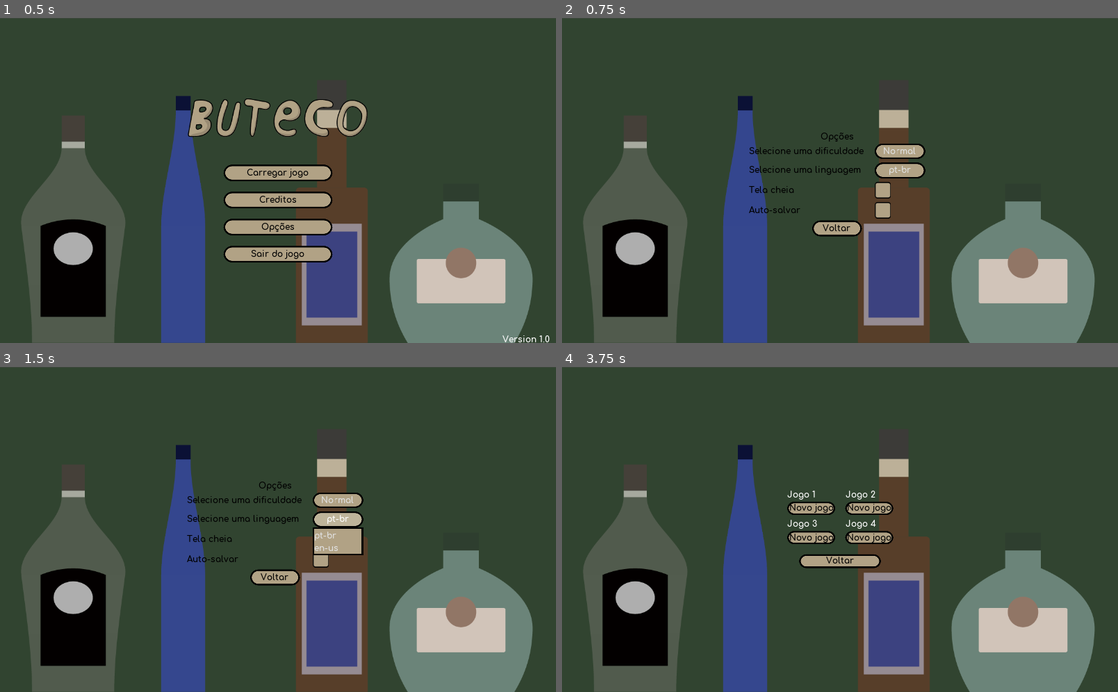
Above: before the commit, frames 1-4 (two rows, left to right).
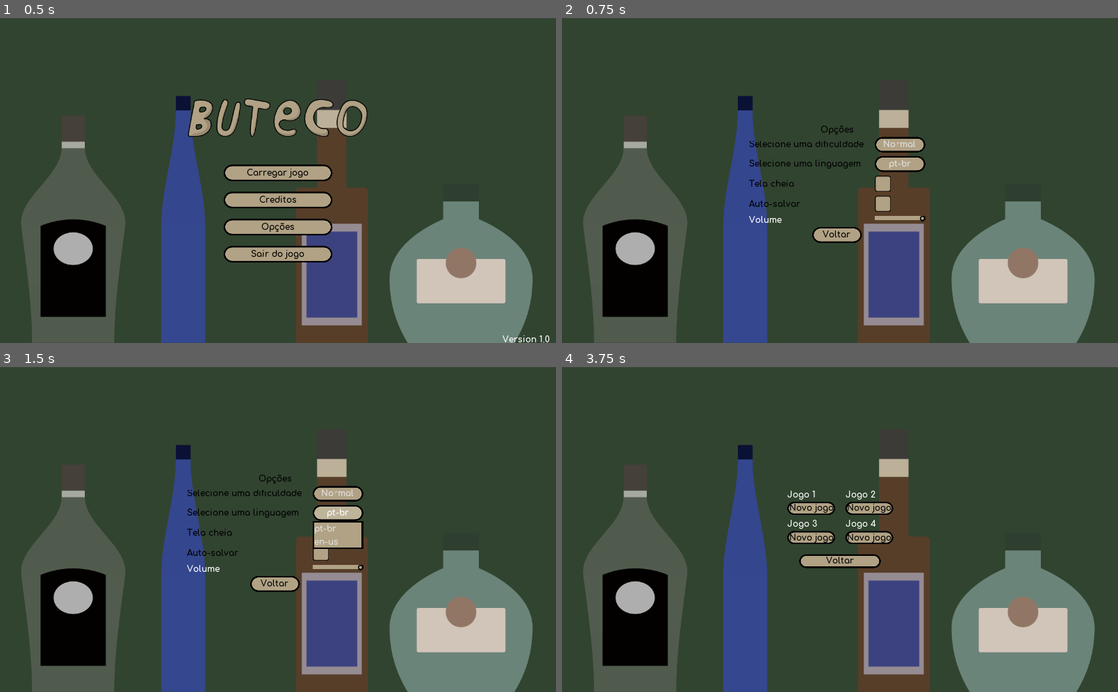
Above: after the commit, the same moments.

Repository: gustavopedrosob/buteco
Game: Godot game, scene res://scenes/TelaInicial.tscn
The game is run twice, just before and just after one commit, with the same random seed, the same clock (stepped at 60 frames per second) and the same inputs.
Inputs (mouse positions are in pixels of both pictures, inside the frame that each line leads up to; where the layout moved, square brackets give the same spot in the first picture):
- Up to frame 1 (0.5 s): no input
- Up to frame 2 (0.75 s): click "Opções" at 0.5 s
- Up to frame 3 (1.5 s): click "pt-br" at 1.25 s
- Up to frame 4 (3.75 s): click (884, 552) [884, 558] at 2 s; click "Voltar" at 2.75 s; click "Carregar jogo" at 3.5 s

Frame 1 is identical in both runs. In frame 2, 2.6% of the frame differs, in the area x 33-66%, y 33-70%; in frame 3, 2.6%; in frame 4, nothing differs.

Commit message:
Adicionado tema do slider, adicionado opção de volume, mudado a forma com que é salvo as opções.

Diff:
--- a/scenes/Opcoes.tscn
+++ b/scenes/Opcoes.tscn
@@ -1,6 +1,7 @@
-[gd_scene load_steps=7 format=2]
+[gd_scene load_steps=8 format=2]
 
 [ext_resource path="res://theme.tres" type="Theme" id=1]
+[ext_resource path="res://scripts/volume.gd" type="Script" id=2]
 [ext_resource path="res://scripts/SeleLan.gd" type="Script" id=3]
 [ext_resource path="res://scripts/CheckFullscreen.gd" type="Script" id=4]
 [ext_resource path="res://scripts/Autosave.gd" type="Script" id=5]
@@ -32,9 +33,9 @@
 
 [node name="VBoxContainer" type="VBoxContainer" parent="CenterContainer"]
 margin_left = 340.0
-margin_top = 203.0
+margin_top = 190.0
 margin_right = 682.0
-margin_bottom = 397.0
+margin_bottom = 410.0
 script = ExtResource( 12 )
 
 [node name="Opcoes Title" type="Label" parent="CenterContainer/VBoxContainer"]
@@ -50,7 +51,7 @@
 [node name="GridContainer" type="GridContainer" parent="CenterContainer/VBoxContainer"]
 margin_top = 23.0
 margin_right = 342.0
-margin_bottom = 161.0
+margin_bottom = 187.0
 custom_constants/vseparation = 7
 custom_constants/hseparation = 20
 columns = 2
@@ -140,11 +141,27 @@
 "_edit_use_anchors_": false
 }
 
+[node name="Volume" type="Label" parent="CenterContainer/VBoxContainer/GridContainer"]
+margin_top = 145.0
+margin_right = 229.0
+margin_bottom = 164.0
+text = "Volume"
+
+[node name="HSlider" type="HSlider" parent="CenterContainer/VBoxContainer/GridContainer"]
+margin_left = 249.0
+margin_top = 145.0
+margin_right = 342.0
+margin_bottom = 155.0
+script = ExtResource( 2 )
+__meta__ = {
+"_edit_use_anchors_": false
+}
+
 [node name="Voltar" type="Button" parent="CenterContainer/VBoxContainer"]
 margin_left = 125.0
-margin_top = 165.0
+margin_top = 191.0
 margin_right = 216.0
-margin_bottom = 194.0
+margin_bottom = 220.0
 rect_min_size = Vector2( 91, 29 )
 focus_mode = 0
 size_flags_horizontal = 4
@@ -152,3 +169,4 @@
 
 [connection signal="pressed" from="CenterContainer/VBoxContainer/GridContainer/CheckFullscreen" to="CenterContainer/VBoxContainer/GridContainer/CheckFullscreen" method="_on_CheckFullscreen_pressed"]
 [connection signal="pressed" from="CenterContainer/VBoxContainer/GridContainer/Autosave" to="CenterContainer/VBoxContainer/GridContainer/Autosave" method="_on_Autosave_pressed"]
+[connection signal="value_changed" from="CenterContainer/VBoxContainer/GridContainer/HSlider" to="CenterContainer/VBoxContainer/GridContainer/HSlider" method="_on_HSlider_value_changed"]
--- a/scenes/OpcoesTelaInicial.tscn
+++ b/scenes/OpcoesTelaInicial.tscn
@@ -3,7 +3,6 @@
 [ext_resource path="res://scenes/Opcoes.tscn" type="PackedScene" id=1]
 [ext_resource path="res://sprites/TelaInicial.png" type="Texture" id=2]
 [ext_resource path="res://scripts/OpcoesTelaInicial.gd" type="Script" id=3]
-
 
 [node name="Control" type="Control"]
 anchor_right = 1.0
--- a/scripts/Autosave.gd
+++ b/scripts/Autosave.gd
@@ -5,7 +5,6 @@
 
 func _on_Autosave_pressed():
 	Options.auto_save = !Options.auto_save
-	Options.create_save()
 
 func reload_button():
 	Options.auto_save = pressed
--- a/scripts/CheckFullscreen.gd
+++ b/scripts/CheckFullscreen.gd
@@ -6,4 +6,3 @@
 func _on_CheckFullscreen_pressed():
 	OS.window_fullscreen = !OS.window_fullscreen
 	Options.fullscreen = !Options.fullscreen
-	Options.create_save()
--- a/scripts/Cliente.gd
+++ b/scripts/Cliente.gd
@@ -12,6 +12,7 @@
 onready var sound_of_miss = load('res://Songs/Errou.wav')
 
 func _ready():
+	$Audio.volume_db = (Options.volume - 100) * 0.8
 	for x in range(1, 5):
 		drinks.append(load("res://sprites/Bebida %d.png" % x))
 	line.connect("tree_exited", self, '_on_Linha_tree_exited')
--- a/scripts/Dificuldade.gd
+++ b/scripts/Dificuldade.gd
@@ -8,7 +8,6 @@
 func _on_item_pressed(ID):
 	Options.dificulty = ID
 	text = Options.lang_content[Options.difficulties[ID]]
-	Options.create_save()
 
 func button_reload_language():
 	get_popup().set_item_text(0, Options.lang_content["easy"])
--- a/scripts/Node.gd
+++ b/scripts/Node.gd
@@ -25,3 +25,4 @@
 func _on_Voltar_pressed():
 	$Pause.visible = true
 	$Opcoes.visible = false
+	Options.create_save()
--- a/scripts/Node2D.gd
+++ b/scripts/Node2D.gd
@@ -25,7 +25,7 @@
 	$AnimationPlayer/QntPrecionado.text = str(times_pressed)
 	# Aqui executa se conseguir os clicks necessarios
 	if times_pressed == clicks_required:
-		Playervariables.set_game_2(3)
+		Playervariables.game_2 = 3
 		Playervariables.set_yield()
 		queue_free()
 
--- a/scripts/OpcoesTelaInicial.gd
+++ b/scripts/OpcoesTelaInicial.gd
@@ -7,3 +7,4 @@
 func on_voltar_pressed():
 	# warning-ignore:return_value_discarded
 	get_tree().change_scene("res://scenes/TelaInicial.tscn")
+	Options.create_save()
--- a/scripts/SeleLan.gd
+++ b/scripts/SeleLan.gd
@@ -20,4 +20,3 @@
 		Options.get_language()
 		emit_signal("reload_language")
 		text = Options.language
-		Options.create_save()
--- a/scripts/globals/Options.gd
+++ b/scripts/globals/Options.gd
@@ -7,6 +7,7 @@
 var fullscreen = false
 var tips = true
 var lang_content = null
+var volume = 100
 
 func _ready():
 	Options.load_save()
@@ -28,13 +29,19 @@
 		dificulty = dados['dificulty']
 		auto_save = dados['auto-save']
 		fullscreen = dados['fullscreen']
+		volume = dados['volume']
 	else:
 		print(erro)
 
 func create_save():
 	var arquivo = File.new()
 	var erro = arquivo.open('res://options', File.WRITE)
-	var dados_to_save = {'language': language,'dificulty': dificulty,'auto-save': auto_save,'fullscreen':fullscreen}
+	var dados_to_save = {
+		'language': language,
+		'dificulty': dificulty,
+		'auto-save': auto_save,
+		'fullscreen':fullscreen,
+		'volume': volume}
 	if not erro:
 		arquivo.store_var(dados_to_save)
 	else:
--- /dev/null
+++ b/scripts/volume.gd
@@ -0,0 +1,7 @@
+extends HSlider
+
+func _ready():
+	value = Options.volume
+
+func _on_HSlider_value_changed(value):
+	Options.volume = int(value)
--- a/theme.tres
+++ b/theme.tres
@@ -19,6 +19,10 @@
 [ext_resource path="res://tres/Scroll Bar/grabber_highlight.tres" type="StyleBox" id=17]
 [ext_resource path="res://tres/Scroll Bar/grabber.tres" type="StyleBox" id=18]
 [ext_resource path="res://tres/Scroll Bar/grabber_pressed.tres" type="StyleBox" id=19]
+[ext_resource path="res://tres/Slider/grabber_area.tres" type="StyleBox" id=20]
+[ext_resource path="res://tres/Slider/slider.tres" type="StyleBox" id=21]
+[ext_resource path="res://sprites/interface/Grabber Hightlight.png" type="Texture" id=22]
+[ext_resource path="res://sprites/interface/Grabber.png" type="Texture" id=23]
 
 [sub_resource type="StyleBoxEmpty" id=1]
 
@@ -87,6 +91,13 @@
 CheckButton/styles/hover_pressed = null
 CheckButton/styles/normal = null
 CheckButton/styles/pressed = null
+HSlider/icons/grabber = ExtResource( 23 )
+HSlider/icons/grabber_disabled = null
+HSlider/icons/grabber_highlight = ExtResource( 22 )
+HSlider/icons/tick = null
+HSlider/styles/grabber_area = ExtResource( 20 )
+HSlider/styles/grabber_area_highlight = ExtResource( 20 )
+HSlider/styles/slider = ExtResource( 21 )
 MenuButton/colors/font_color = Color( 0.88, 0.88, 0.88, 1 )
 MenuButton/colors/font_color_disabled = Color( 1, 1, 1, 0.3 )
 MenuButton/colors/font_color_hover = Color( 0.94, 0.94, 0.94, 1 )
--- /dev/null
+++ b/tres/Slider/grabber_area.tres
@@ -0,0 +1,4 @@
+[gd_resource type="StyleBoxFlat" format=2]
+
+[resource]
+bg_color = Color( 0.698039, 0.639216, 0.52549, 1 )
--- /dev/null
+++ b/tres/Slider/slider.tres
@@ -0,0 +1,7 @@
+[gd_resource type="StyleBoxLine" format=2]
+
+[resource]
+color = Color( 0.137255, 0.12549, 0.101961, 1 )
+grow_begin = 0.0
+grow_end = 0.0
+thickness = 7
Binary file added: sprites/interface/Grabber Hightlight.png
Binary file added: sprites/interface/Grabber.png
Not shown: 1 places in theme.tres that only renumber resources
